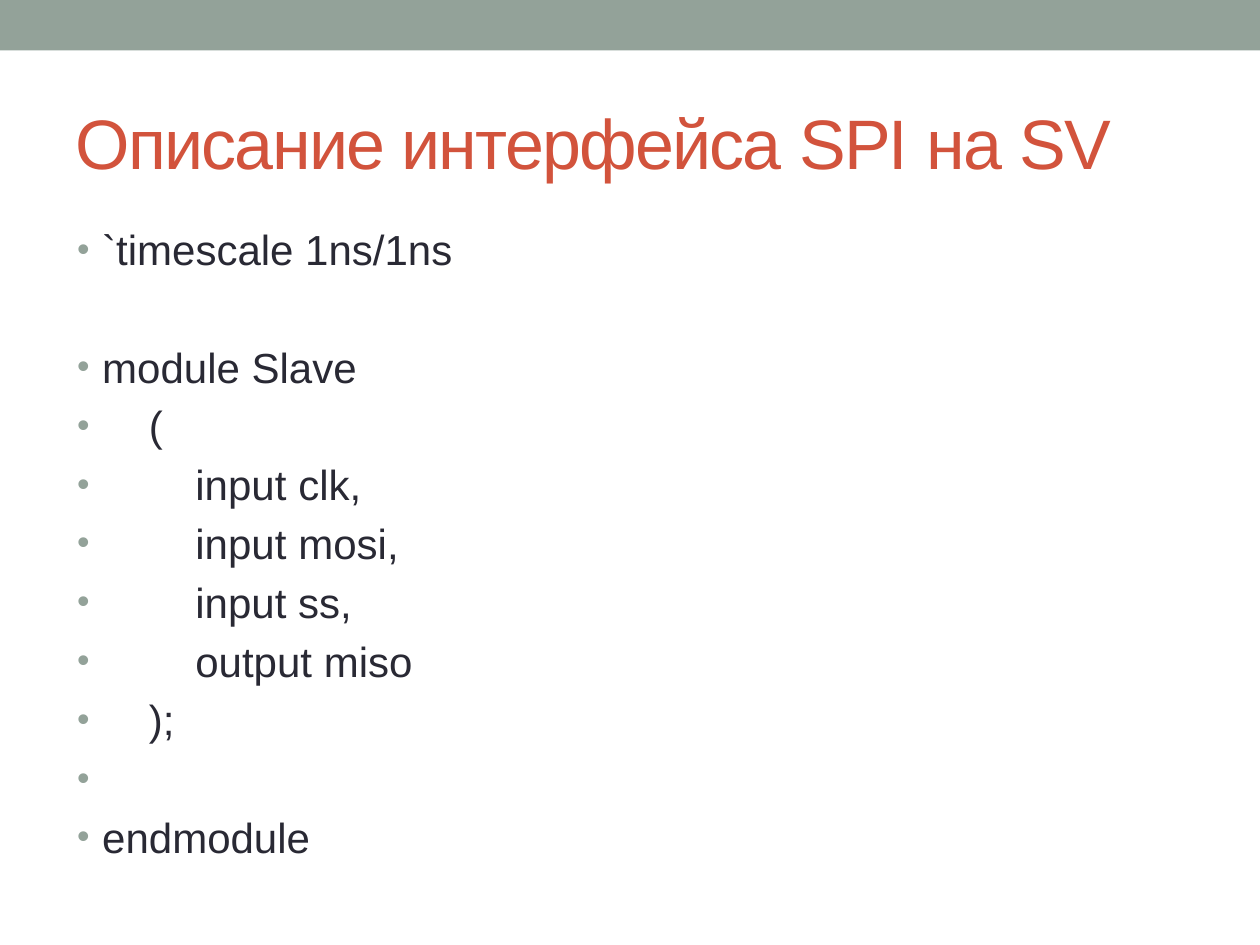
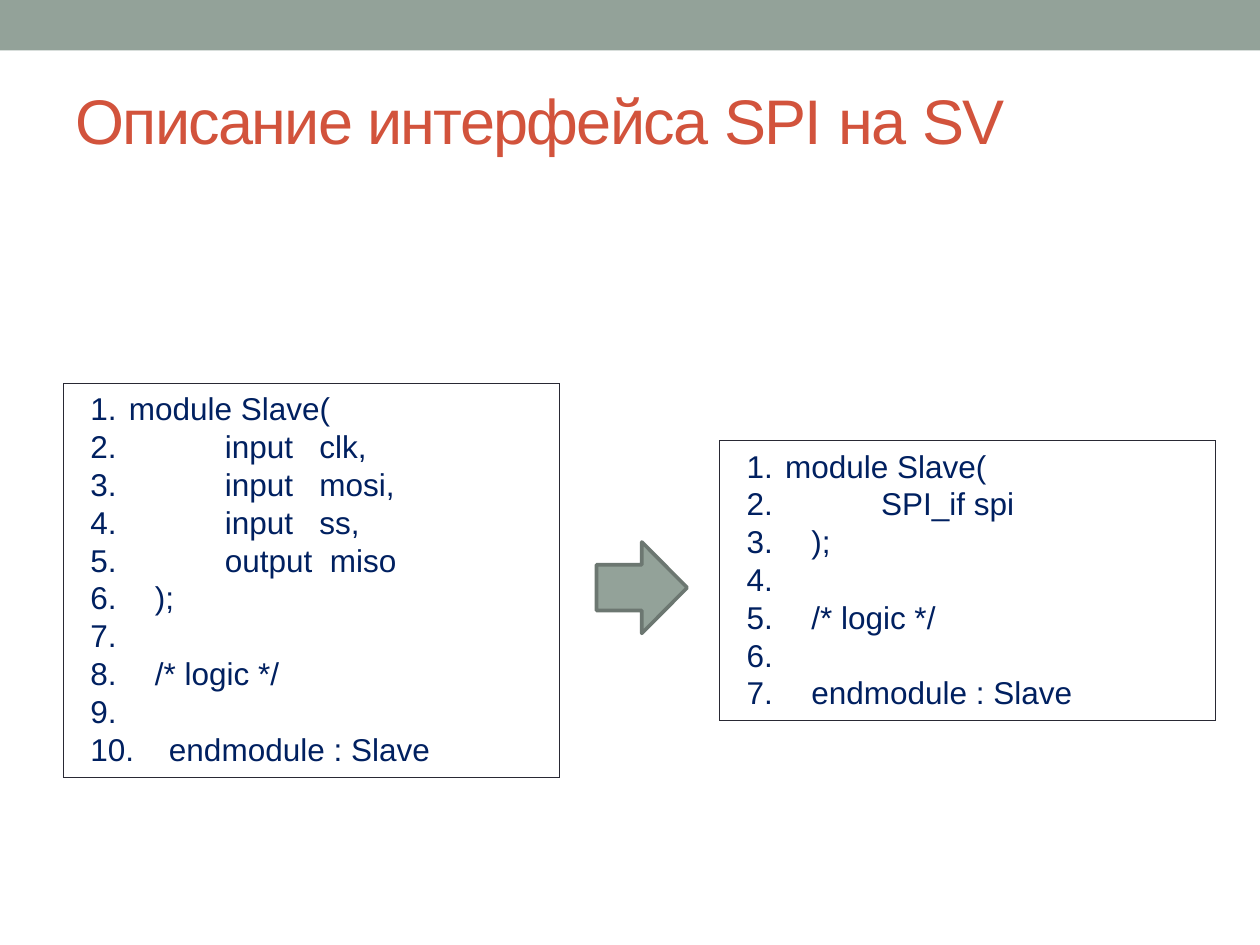
Before and after one commit to kenezoer/soc_programming, a slide deck: slide 10 of doc/Labs/LabWork1.pptx (slide 11 before the commit). Drawn at 1260x945 pixels with LibreOffice and Linux fonts; fonts in the diff are those of the drawing. Boxes give left, top, right and bottom in pixels: in the first picture for what was removed or moved away, otherwise in the second. Text is boxed around its words. In the diff, an @@ line names an element or a change of style, - is before the commit and + after.

```diff
--- a/doc/Labs/LabWork1.pptx
+++ b/doc/Labs/LabWork1.pptx
@@ title "Описание интерфейса SPI на SV" at (76,97,1004,155): size 40 to 36 pt @@
@@ rectangle "module Slave(": place and size @@
-rectangle "module Slave(" at (102,234,452,854)
+rectangle "module Slave(" at (63,383,559,777)
@@ rectangle "module Slave(" at (63,383,559,777): outline none to #292934 0.75 pt @@
@@ text in rectangle at (129,397,330,426): text changed; size 24 to 18 pt; text colour #292934 to #002060 @@
-• `timescale 1ns/1ns
-• module Slave
-• (
+1. module Slave(
@@ text in rectangle at (225,435,396,578): size 24 to 18 pt, text colour #292934 to #002060 in "input clk,", "input mosi,", "input ss,", "output miso" and 1 more places; bullet • to 1.; less space between paragraphs @@
@@ rectangle added at (719,441,1216,721), outline #292934 0.75 pt, 18 pt, text #002060 @@
+1. module Slave(
+2. SPI_if spi
+3. );
+4. /* logic */
+5. endmodule : Slave
@@ right arrow added at (596,542,687,634), fill #93A299, outline #6D7871 2.08 pt @@
@@ text in rectangle at (169,662,430,762): text changed; size 24 to 18 pt; text colour #292934 to #002060 @@
-• endmodule
+7. /* logic */
+8. endmodule : Slave
```
Also in this commit, not shown: 4 other slides changed, 3 slides added, 8 slides removed, 3 other files.
